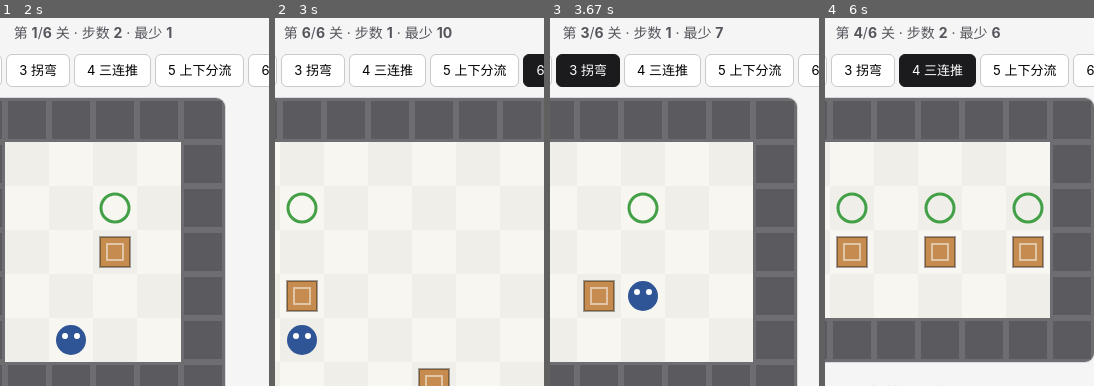
Above: before the commit, frames 1-4 (left to right).
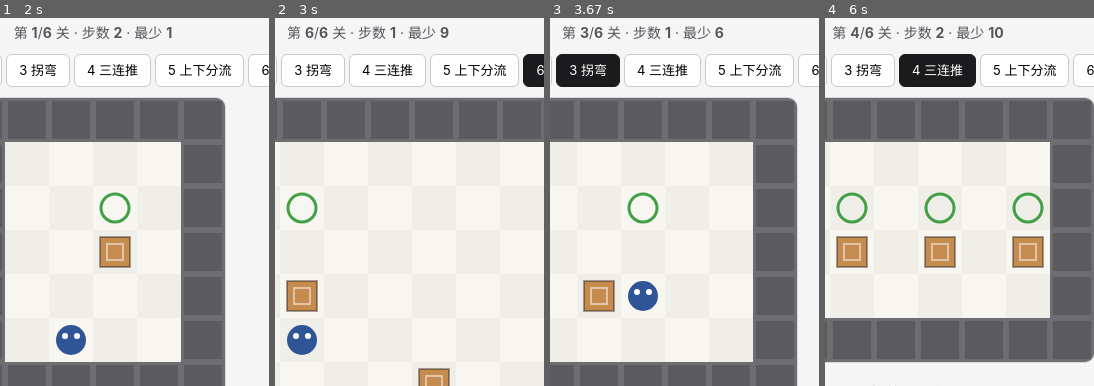
Above: after the commit, the same moments.

Repository: AKM771/game-box
Game: browser game, page docs/sokoban.html
Same seed, same stepped clock (60 frames per second), same inputs: the game is played once before the commit and once after it.
Inputs (mouse positions are % of the whole screen's width and height, from its top left):
- Up to frame 1 (2 s): click (50, 43) at 0.27 s; hold D 1.03-1.53 s; click "←" at 1.27 s; tap R at 1.52 s; hold S 1.58-1.85 s; hold A from 1.9 s (still down)
- Up to frame 2 (3 s): click "5 上下分流" at 2.02 s; release A at 2.47 s; hold W 2.52-2.82 s; click "6 双塔" at 2.77 s; hold D from 2.87 s (still down)
- Up to frame 3 (3.67 s): click "3 拐弯" at 3.52 s; release D at 3.53 s; hold W from 3.58 s (still down)
- Up to frame 4 (6 s): release W at 3.82 s; hold A 3.87-4.3 s; click "↓" at 4.27 s; hold S 4.35-4.68 s; hold D 4.73-5.23 s; click "撤销" at 5.02 s; hold S 5.28-5.55 s; hold A from 5.6 s (still down); click "4 三连推" at 5.77 s
The pictures show only the part of the screen within x 33-83%, y 11-61%; the shares and areas given below are measured in that part.

Frame 1 is identical in both runs. In frame 2, 1.1% of the frame differs, in the area x 3-66%, y 2-6%; in frame 3, 0.6%; in frame 4, 1.1%.

Commit message:
自查修复：2048最高分键拼错/推箱子4关par校准(BFS实测)/piano行序与重开/gomoku重开按钮/dodge重开与tx残留/死变量清理

Diff:
--- a/docs/2048.html
+++ b/docs/2048.html
@@ -38,7 +38,7 @@
 var board,score,best=0,won=false,over=false;
 var boardEl=document.getElementById("board"),scoreEl=document.getElementById("score"),
     bestEl=document.getElementById("best"),msgEl=document.getElementById("msg");
-function loadBest(){try{best=parseInt(localStorage.getItem("g2048_best")||"0",10)||0;}catch(e){best=0;}bestEl.textContent=best;}
+function loadBest(){try{best=parseInt(localStorage.getItem("2048_best")||"0",10)||0;}catch(e){best=0;}bestEl.textContent=best;}
 function saveBest(){if(score>best){best=score;bestEl.textContent=best;try{localStorage.setItem("2048_best",String(best));}catch(e){}}}
 function emptyCells(){
   var e=[];for(var i=0;i<16;i++){if(board[i]===0)e.push(i);}return e;
--- a/docs/digit.html
+++ b/docs/digit.html
@@ -53,7 +53,7 @@
 function saveBest(){if(len-1>best){best=len-1;bestEl.textContent=best;try{localStorage.setItem(bestKey(),String(best));}catch(e){}}}
 var ALPHA="ABCDEFGHJKLMNPQRSTUVWXYZ";   // 去掉易混的 I O
 function gen(){
-  var out="",n=mode===0?10:36;
+  var out="";
   for(var i=0;i<len;i++){
     if(mode===0)out+=String(Math.floor(Math.random()*10));
     else{
--- a/docs/dodge.html
+++ b/docs/dodge.html
@@ -48,7 +48,7 @@
   return Math.min(base+score*0.012,[8,10,13][diff]);
 }
 function reset(){
-  px=LANES[1];py=H-100;
+  px=LANES[1];py=H-100;tx=LANES[1];   // tx 每局重置，否则开局车会自己滑到上局位置
   traffic=[];score=0;over=false;run=false;frame=0;spawnT=0;shake=0;
   scoreEl.textContent="0";
   loadBest();
@@ -188,7 +188,8 @@
   return LANES[bestI];
 }
 cv.addEventListener("mousedown",function(){
-  if(!over&&!run){run=true;tx=px;msgEl.textContent="走！躲开红车，金色车 +1.5 倍";}
+  if(over){reset();tx=px;return;}
+  if(!run){run=true;tx=px;msgEl.textContent="走！躲开红车，金色车 +1.5 倍";}
 });
 cv.addEventListener("touchstart",function(e){
   if(over){reset();e.preventDefault();return;}
--- a/docs/gomoku.html
+++ b/docs/gomoku.html
@@ -17,6 +17,7 @@
 canvas{background:#E8C58A;border:1px solid #d9d9dd;border-radius:10px;max-width:94vw;touch-action:none}
 .msg{min-height:22px;color:#2f5596;font-weight:600;margin:12px 0 4px}
 .tip{color:#6b6b70;font-size:13px;margin-top:6px}
+.act{font:inherit;padding:7px 22px;border:1px solid #c9c9ce;background:#fff;border-radius:7px;cursor:pointer;margin-top:6px}
 </style>
 </head>
 <body>
@@ -30,13 +31,15 @@
 </div>
 <canvas id="cv" width="480" height="480"></canvas>
 <p class="msg" id="msg"></p>
-<p class="tip">点交叉点落子 · 手机同样点 · R 重开 · 换难度立即重开</p>
+<button class="act" id="resetBtn">重开</button>
+<p class="tip">点交叉点落子 · 手机同样点 · 结束点「重开」再来 · 换难度立即重开</p>
 <script>
 (function(){
 "use strict";
 var N=15,CELL=32,PAD=16,SIZE=PAD*2+CELL*(N-1);  // 32+448=480，与 canvas 等宽
 var cv=document.getElementById("cv"),ctx=cv.getContext("2d");
 var msgEl=document.getElementById("msg");
+var resetBtn=document.getElementById("resetBtn");
 var board,over,diff=1,think=false;   // board: 0空 1我黑 2AI白
 
 function reset(){
@@ -203,6 +206,7 @@
     reset();
   });
 }
+resetBtn.addEventListener("click",reset);
 document.addEventListener("keydown",function(e){
   if(e.key==="r"||e.key==="R")reset();
 });
--- a/docs/piano.html
+++ b/docs/piano.html
@@ -60,7 +60,7 @@
   scoreEl.textContent="0";
   msgEl.textContent="点黑块开始 · 白块千万别碰";
   loadBest();
-  spawnRow(-RH);spawnRow(-RH*2);spawnRow(-RH*3);
+  spawnRow(RH*3);spawnRow(RH*2);spawnRow(RH);spawnRow(0);spawnRow(-RH);   // 下→上排：index0=最底(先落出)，rows[last]=最顶(新行续在其上方)
   if(mode==="rush"){rushLeft=60;timebox.innerHTML=" · 剩余 <b>60</b>s";draw();}
 }
 function spawnRow(y){
@@ -180,12 +180,12 @@
   }
 }
 cv.addEventListener("mousedown",function(e){
-  if(over)return;
+  if(over){reset();return;}
   var rect=cv.getBoundingClientRect();
   tap((e.clientX-rect.left)*(W/rect.width),(e.clientY-rect.top)*(H/rect.height));
 });
 cv.addEventListener("touchstart",function(e){
-  if(over){e.preventDefault();return;}
+  if(over){reset();e.preventDefault();return;}
   var rect=cv.getBoundingClientRect();
   var t=e.touches[0];
   tap((t.clientX-rect.left)*(W/rect.width),(t.clientY-rect.top)*(H/rect.height));
--- a/docs/snake2.html
+++ b/docs/snake2.html
@@ -85,7 +85,6 @@
   goBtn.textContent="再来一局";
 }
 function tick(){
-  var aliveCount=0;
   for(var p=0;p<2;p++){
     if(!snakes[p].alive)continue;
     dir[p]=queued[p];
--- a/docs/sokoban.html
+++ b/docs/sokoban.html
@@ -57,7 +57,7 @@
     "# $ $ #",
     "#  @  #",
     "#######"]},
-  {name:"拐弯",par:7,map:[
+  {name:"拐弯",par:6,map:[
     "#######",
     "#     #",
     "#  _  #",
@@ -65,14 +65,14 @@
     "# $   #",
     "#  @  #",
     "#######"]},
-  {name:"三连推",par:6,map:[
+  {name:"三连推",par:10,map:[
     "########",
     "#      #",
     "# _ _ _#",
     "# $ $ $#",
     "#  @   #",
     "########"]},
-  {name:"上下分流",par:8,map:[
+  {name:"上下分流",par:6,map:[
     "########",
     "#      #",
     "# _    #",
@@ -81,7 +81,7 @@
     "#   _  #",
     "# @    #",
     "########"]},
-  {name:"双塔",par:10,map:[
+  {name:"双塔",par:9,map:[
     "##########",
     "#        #",
     "#  _     #",
